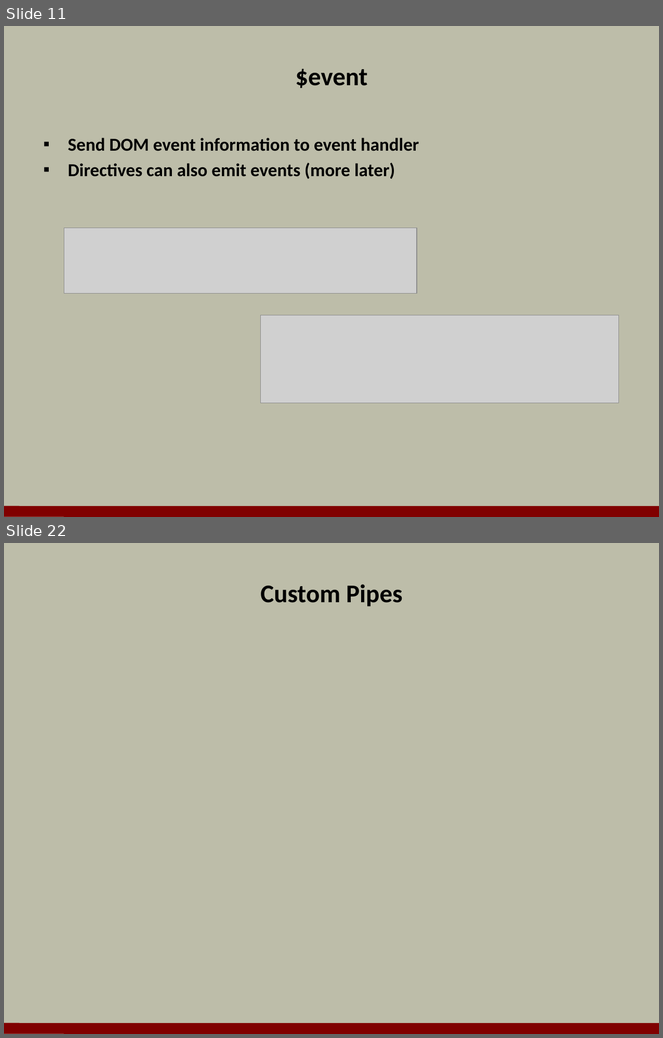
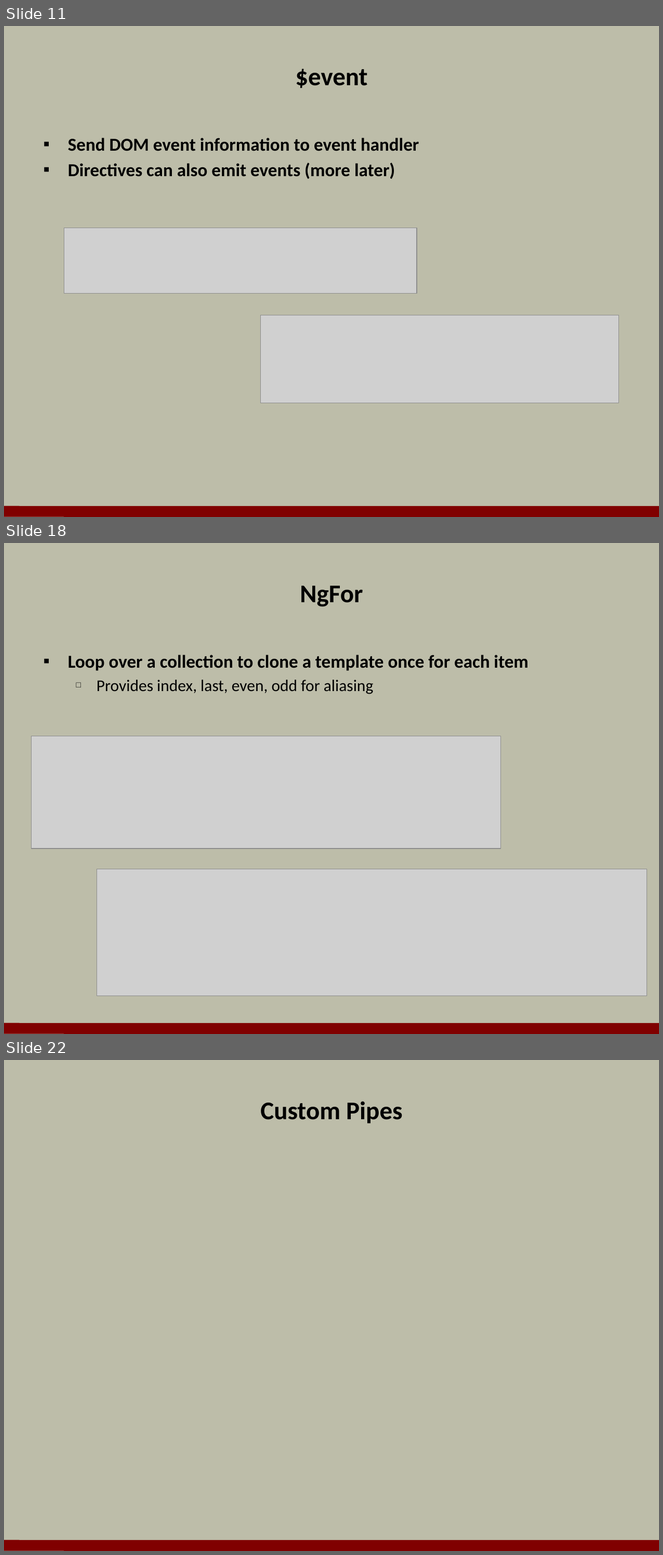
Before and after one commit to OdeToCode/classes, a slide deck: angular2/slides/05_templates.pptx. Shown one above the other, each under a label of ours: slides 11 and 22 before the commit, slides 11, 18 and 22 after it; the slides between them are not shown. The pictures are 663x1038 and 663x1555 pixels, drawn with LibreOffice and Linux fonts; fonts in the diff are those of the drawing; grey boxes stand for pictures; background and template pictures are left out. Boxes give left, top, right and bottom in pixels: in the first picture for what was removed or moved away, otherwise in the second. Text is boxed around its words. In the diff, an @@ line names an element or a change of style, - is before the commit and + after.

```diff
--- a/angular2/slides/05_templates.pptx
+++ b/angular2/slides/05_templates.pptx
@@ slide 18 added at [4, 543, 659, 1034], background #BDBDA9; not listed: 1 template element that a slide beside it also shows @@
@@ title added at [300, 586, 363, 607], 28 pt, text #000000, bold @@
+NgFor
@@ text added at [68, 655, 528, 694], 20 pt, text #000000, bold @@
+▪ Loop over a collection to clone a template once for each item
+  □ Provides index, last, even, odd for aliasing
@@ picture added at [32, 736, 501, 849] @@
@@ picture added at [97, 869, 647, 996] @@
```
Also in this commit, not shown: 3 slides changed, 7 other slides added, 8 slides removed.
